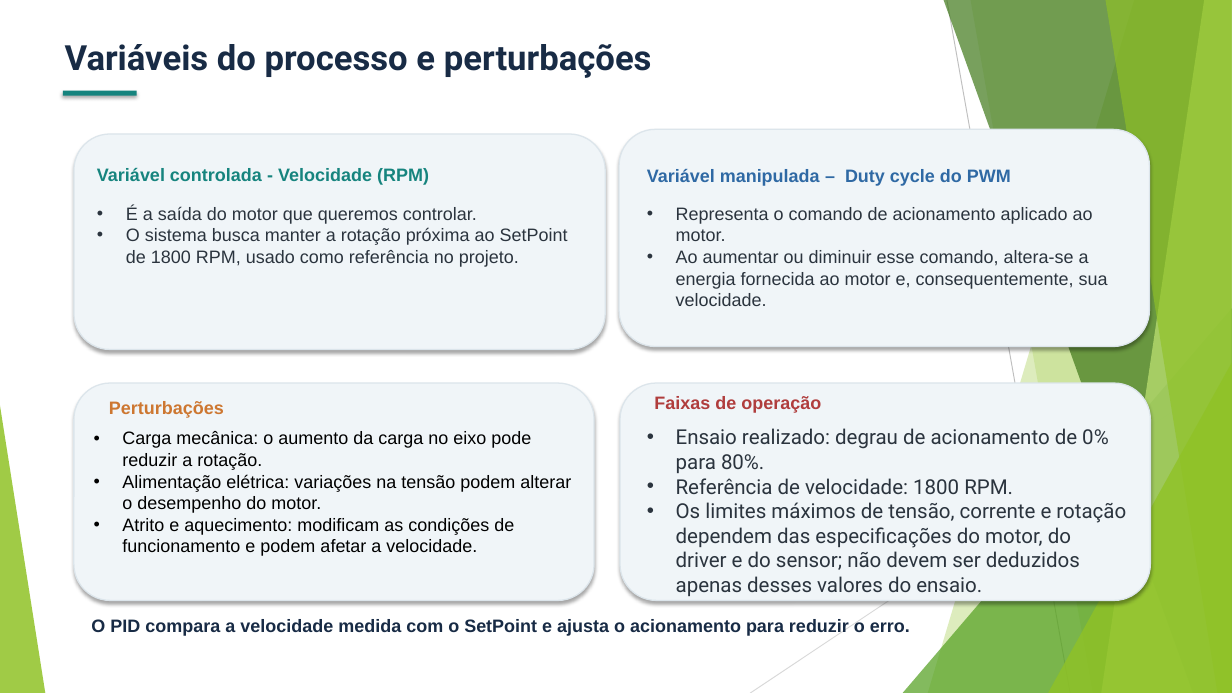
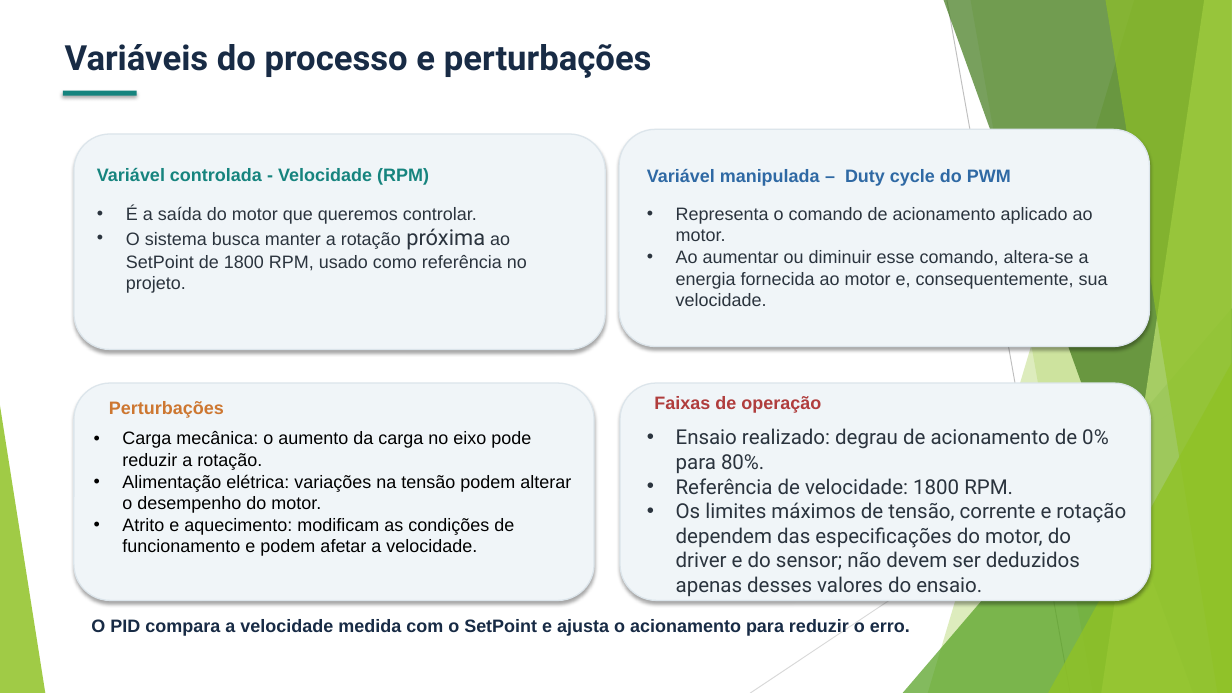
Before and after one commit to MariaRitaRR/projeto-de-embarcados-c13, a slide deck: slide 6 of Slides_Projeto_C13_1.pptx (slide 3 before the commit). Drawn at 1232x693 pixels with LibreOffice and Linux fonts; fonts in the diff are those of the drawing. Boxes give left, top, right and bottom in pixels: in the first picture for what was removed or moved away, otherwise in the second. Text is boxed around its words. In the diff, an @@ line names an element or a change of style, - is before the commit and + after.

```diff
--- a/Slides_Projeto_C13_1.pptx
+++ b/Slides_Projeto_C13_1.pptx
@@ text at bbox=[126, 228, 527, 293]: size 14 to 17 pt, font Arial to Roboto in "próxima" @@
```
Also in this commit, not shown: 3 slides added.
